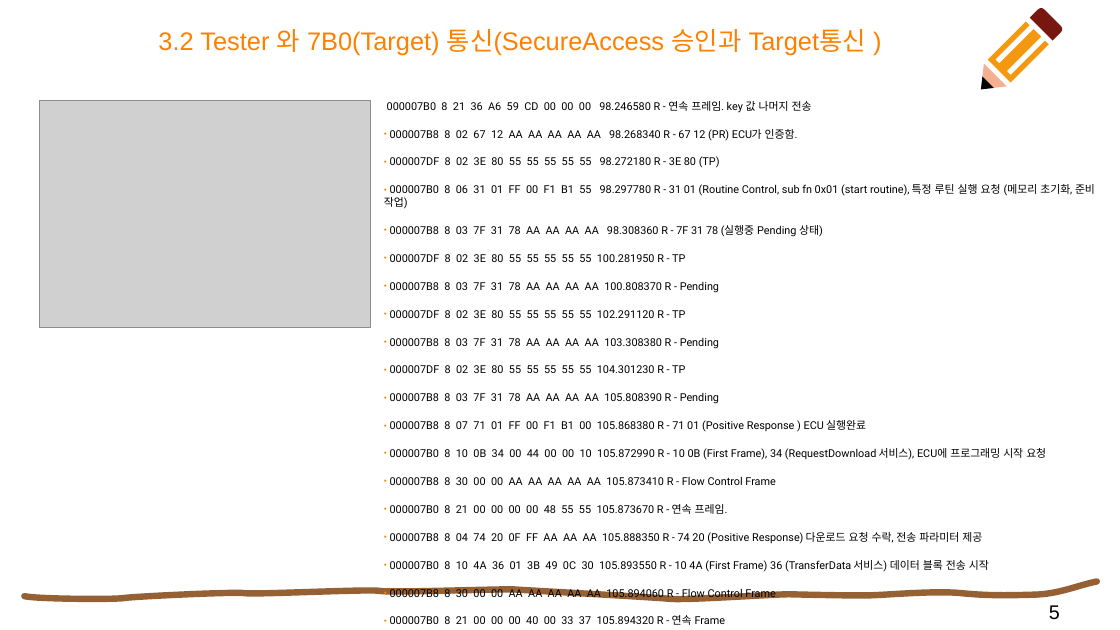
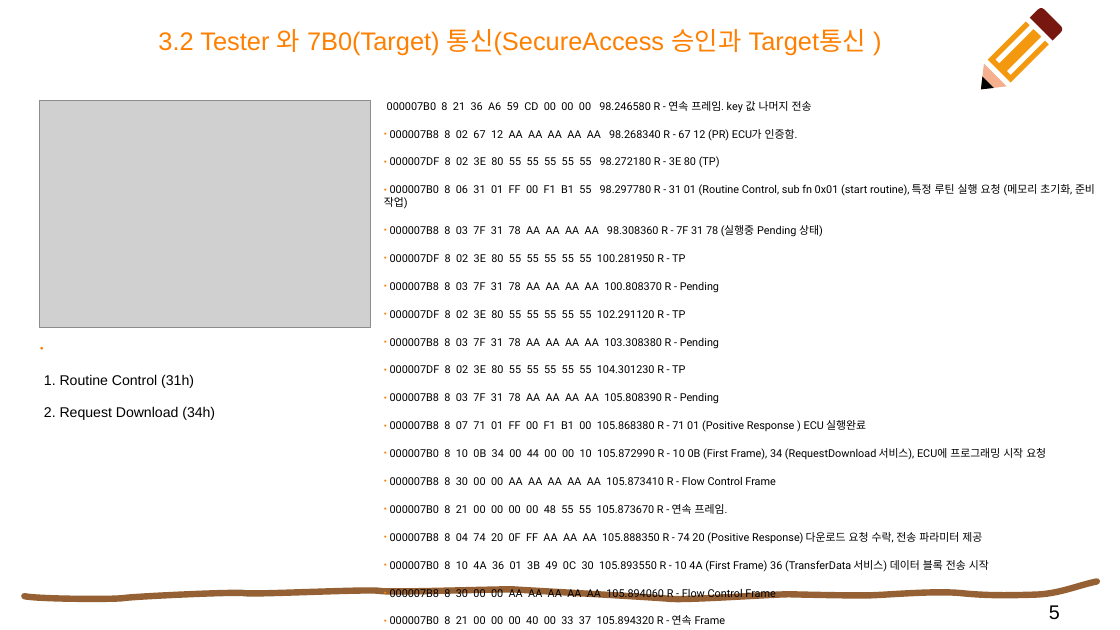
Before and after one commit to paladinhw/paladinhw, a slide deck: slide 5 of CANLOG_1.pptx. Drawn at 1120x630 pixels with LibreOffice and Linux fonts; fonts in the diff are those of the drawing; grey boxes stand for pictures. Boxes give left, top, right and bottom in pixels: in the first picture for what was removed or moved away, otherwise in the second. Text is boxed around its words. In the diff, an @@ line names an element or a change of style, - is before the commit and + after.

```diff
--- a/CANLOG_1.pptx
+++ b/CANLOG_1.pptx
@@ text added at [44,374,215,420], 10 pt, text #000000 @@
+1. Routine Control (31h)
+2. Request Download (34h)
```
Also in this commit, not shown: 6 other slides changed, 1 other file.
